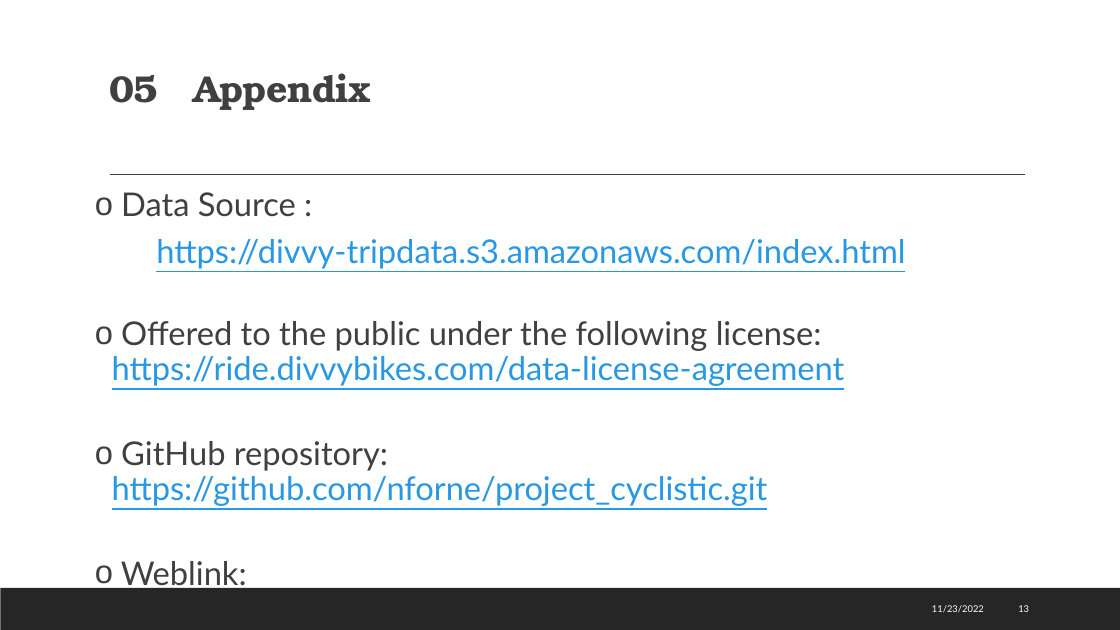
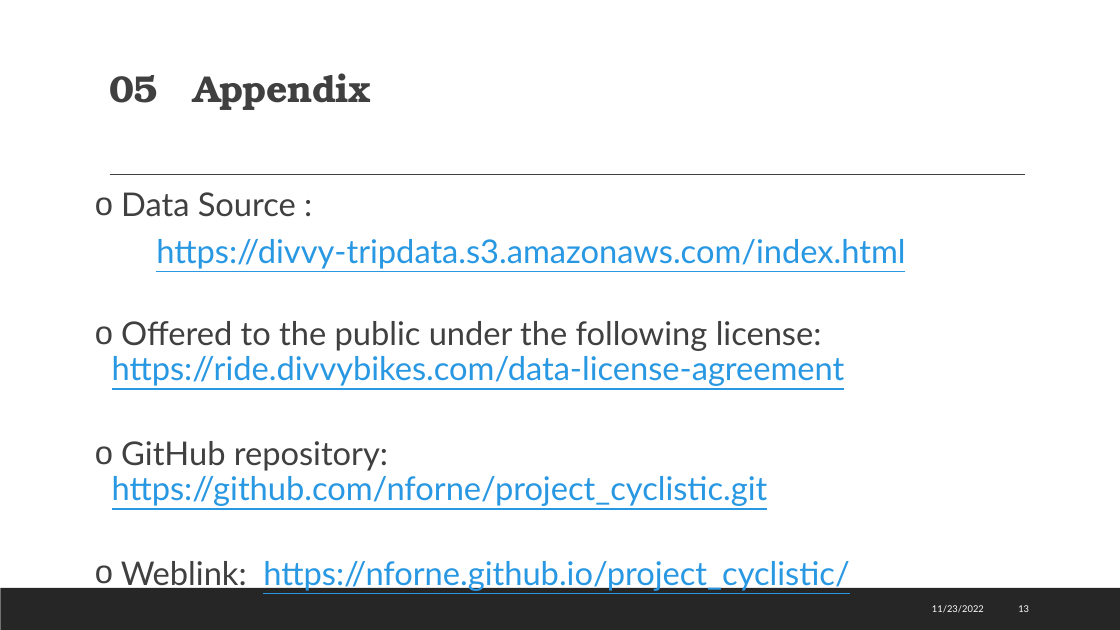
Before and after one commit to nforne/project_cyclistic, a slide deck: slide 13 of Project Cyclistic.pptx. Drawn at 1120x630 pixels with LibreOffice and Linux fonts; fonts in the diff are those of the drawing. Boxes give left, top, right and bottom in pixels: in the first picture for what was removed or moved away, otherwise in the second. Text is boxed around its words. In the diff, an @@ line names an element or a change of style, - is before the commit and + after.

Commit message:
update slides with web link to repo and static page

```diff
--- a/Project Cyclistic.pptx
+++ b/Project Cyclistic.pptx
@@ text at [121,561,849,591]: text changed; text colour #404040 to #2998E3 @@
-  o Weblink:
+  o Weblink: https://nforne.github.io/project_cyclistic/
```
Also in this commit, not shown: 1 other file.
